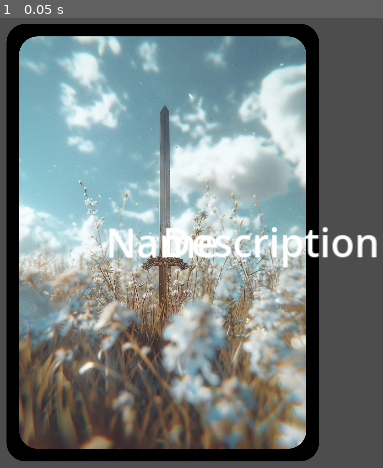
Above: before the commit, frame 1.
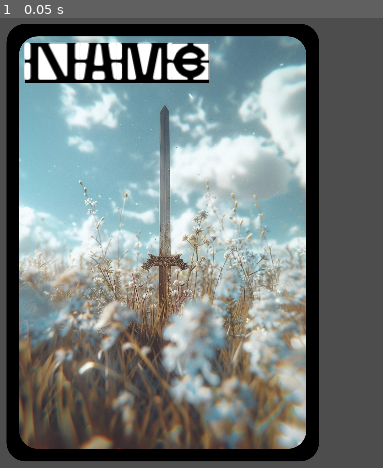
Above: after the commit, the same moment.

Repository: Quintavius/map-of-noo
Game: Godot game, scene res://scenes/main.tscn
The game is run twice, just before and just after one commit, with the same random seed, the same clock (stepped at 60 frames per second) and the same inputs.
Inputs:
- Up to frame 1 (0.05 s): no input

The runs differ from the first frame. In frame 1, 6.3% of the frame differs, in the area x 6-99%, y 5-56%.
Error in both runs: Invalid assignment of property or key 'text' with value of type 'String' on a base object of type 'null instance'. (res://scripts/resources/CardRenderer.gd:8)

Commit message:
fonts, dice

Diff:
--- a/Godot/scenes/main.tscn
+++ b/Godot/scenes/main.tscn
@@ -9,6 +9,7 @@
 [ext_resource type="Theme" uid="uid://cvsrecu06my7j" path="res://theme.tres" id="6_se7d4"]
 [ext_resource type="Resource" uid="uid://baj0ffvauo016" path="res://cards/items/TestCard.tres" id="7_40afh"]
 [ext_resource type="Texture2D" uid="uid://g3w8f6ks52h3" path="res://assets/card_art/items/default_item.webp" id="8_3qhvi"]
+[ext_resource type="FontFile" uid="uid://bibureihbtoeq" path="res://fonts/HyperScrypt.otf" id="10_ojw4r"]
 [ext_resource type="Script" path="res://scripts/resources/SessionManager.gd" id="10_tsny2"]
 [ext_resource type="Script" path="res://scripts/resources/DeckManager.gd" id="11_0bixo"]
 
@@ -73,6 +74,9 @@
 [sub_resource type="ShaderMaterial" id="ShaderMaterial_84kjd"]
 shader = ExtResource("6_hpcjg")
 shader_parameter/gradient_texture = SubResource("GradientTexture1D_fnrem")
+
+[sub_resource type="StyleBoxFlat" id="StyleBoxFlat_25e6u"]
+bg_color = Color(0, 0, 0, 1)
 
 [node name="Main" type="Node"]
 
@@ -230,6 +234,7 @@
 stretch_mode = 5
 
 [node name="Description" type="Label" parent="ItemCard"]
+visible = false
 layout_mode = 2
 theme = ExtResource("6_se7d4")
 text = "Description"
@@ -239,16 +244,14 @@
 custom_minimum_size = Vector2(660, 960)
 layout_mode = 2
 
-[node name="Panel" type="Panel" parent="ItemCard/CardContents"]
-layout_mode = 2
+[node name="Panel" type="PanelContainer" parent="ItemCard/CardContents"]
+layout_mode = 2
+theme_override_styles/panel = SubResource("StyleBoxFlat_25e6u")
 
 [node name="Name" type="Label" parent="ItemCard/CardContents/Panel"]
 layout_mode = 2
-offset_left = 193.0
-offset_top = 415.0
-offset_right = 466.0
-offset_bottom = 544.0
-theme = ExtResource("6_se7d4")
+theme = ExtResource("6_se7d4")
+theme_override_fonts/font = ExtResource("10_ojw4r")
 text = "Name"
 
 [node name="SessionManager" type="Control" parent="."]
Binary file added: Godot/assets/icons/d10.png
Binary file added: Godot/assets/icons/d12.png
Binary file added: Godot/assets/icons/d20.png
Binary file added: Godot/assets/icons/d4.png
Binary file added: Godot/assets/icons/d6.png
Binary file added: Godot/assets/icons/d8.png
Not shown, added: Godot/fonts/BackOut.otf.import
Binary file added: Godot/fonts/HyperScrypt-Stencil_web.otf
Not shown, added: Godot/fonts/HyperScrypt-Stencil_web.otf.import
Binary file added: Godot/fonts/HyperScrypt.otf
Not shown, added: Godot/fonts/HyperScrypt.otf.import
Not shown, added: Godot/fonts/Paquito-Bold.otf.import
(and 3 more such lines)
